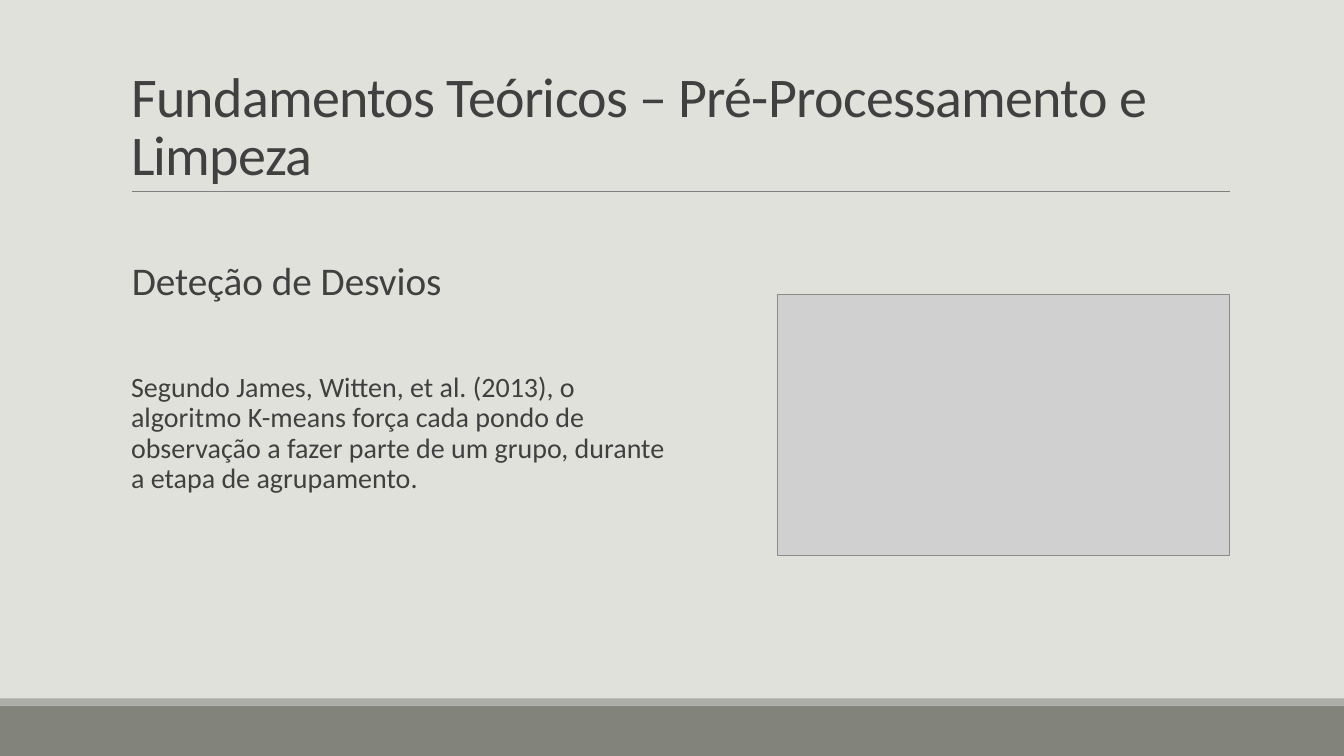
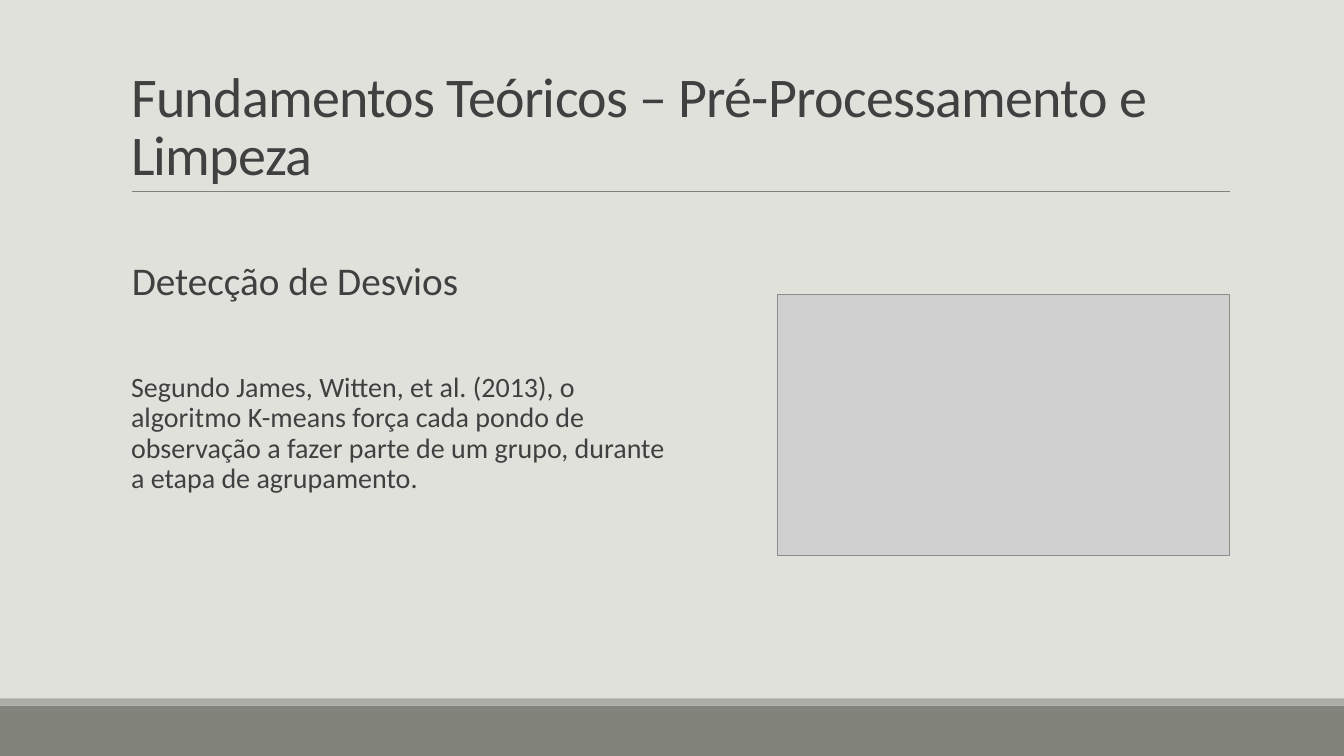
Before and after one commit to erikawa/client-segmentation, a slide deck: slide 11 of presentation/Análise de agrupamento de perfis de clientes de.pptx (slide 12 before the commit). Drawn at 1344x756 pixels with LibreOffice and Linux fonts; fonts in the diff are those of the drawing; grey boxes stand for pictures. Boxes give left, top, right and bottom in pixels: in the first picture for what was removed or moved away, otherwise in the second. Text is boxed around its words. In the diff, an @@ line names an element or a change of style, - is before the commit and + after.

```diff
--- a/presentation/Análise de agrupamento de perfis de clientes de.pptx
+++ b/presentation/Análise de agrupamento de perfis de clientes de.pptx
@@ text at (x1=132, y1=268, x2=458, y2=302): text changed @@
-  Deteção de Desvios
+  Detecção de Desvios
```
Also in this commit, not shown: 2 slides removed.
